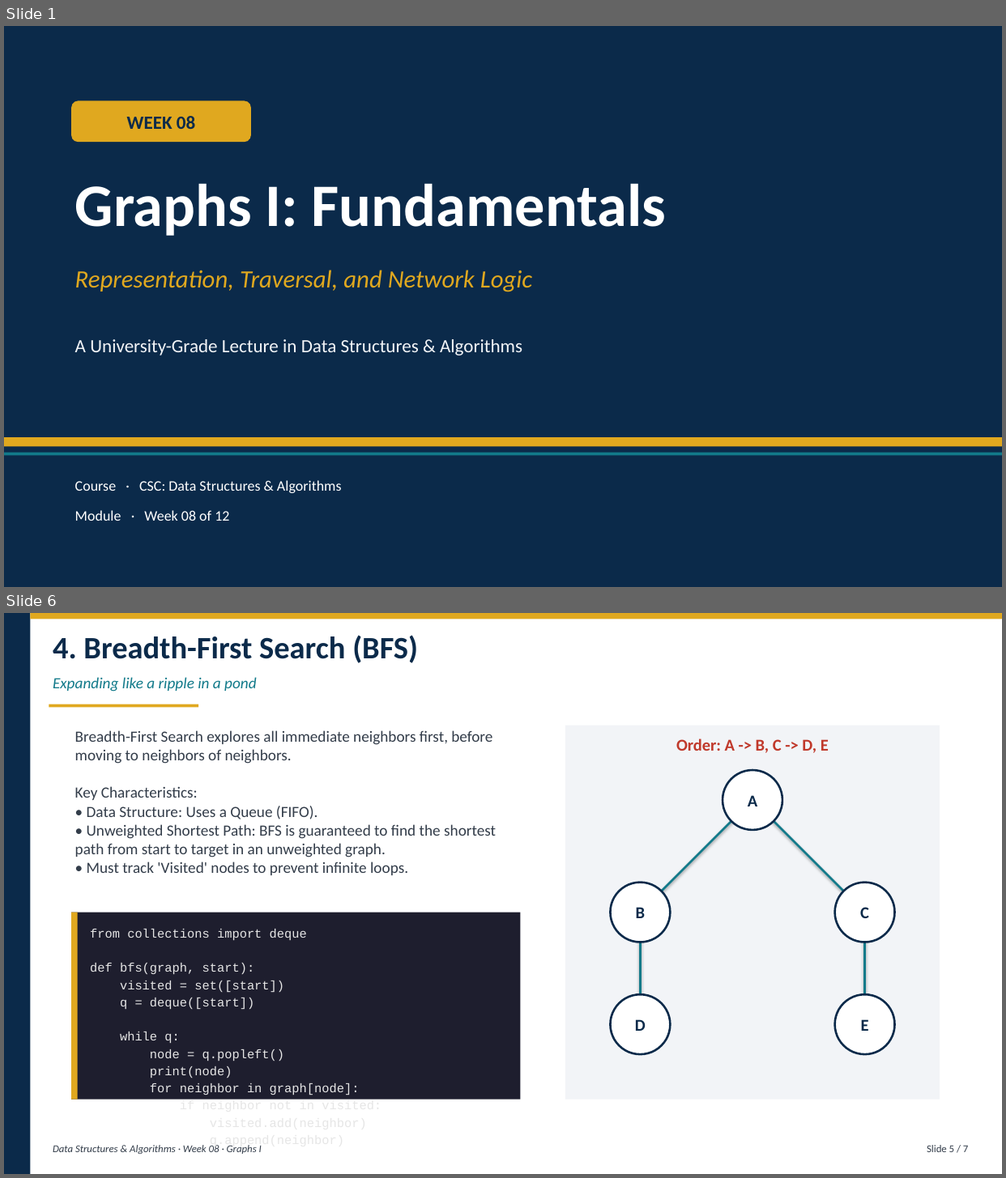
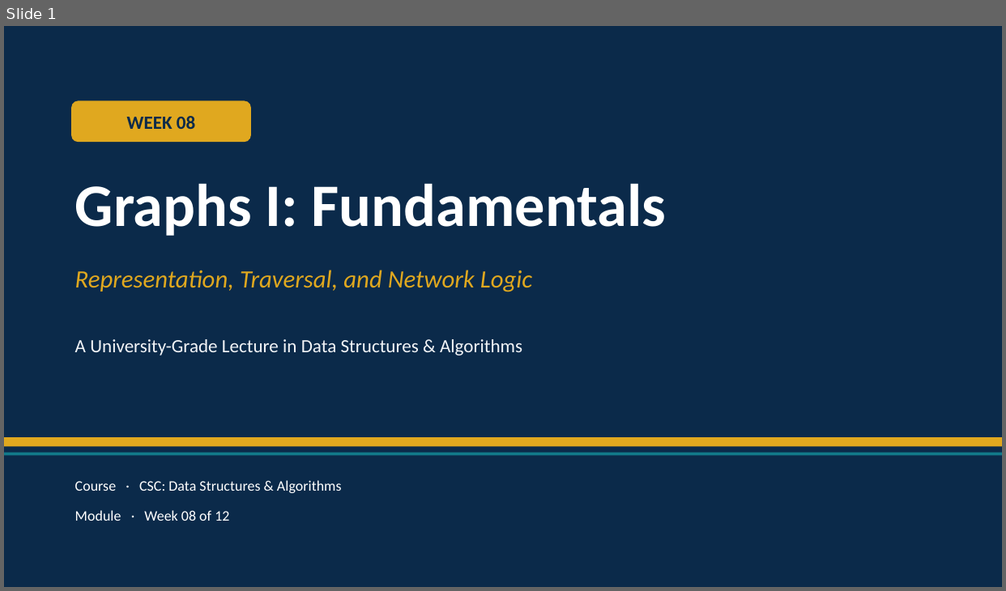
Before and after one commit to silsgah/ATU_DSA, a slide deck: week_08_graphs1/graphs1.pptx. Shown one above the other, each under a label of ours: slides 1 and 6 before the commit, slide 1 after it; the slides between them are not shown. The pictures are 1006x1178 and 1006x591 pixels, drawn with LibreOffice and Linux fonts; fonts in the diff are those of the drawing. Boxes give left, top, right and bottom in pixels: in the first picture for what was removed or moved away, otherwise in the second. Text is boxed around its words. In the diff, an @@ line names an element or a change of style, - is before the commit and + after.

```diff
--- a/week_08_graphs1/graphs1.pptx
+++ b/week_08_graphs1/graphs1.pptx
@@ slide 6 removed at (4, 613, 1002, 1174), background #FFFFFF @@
@@ rectangle removed at (4, 613, 30, 1174) @@
@@ rectangle removed at (30, 613, 1002, 619) @@
@@ text removed at (53, 635, 418, 663) @@
-4. Breadth-First Search (BFS)
@@ text removed at (53, 677, 257, 692) @@
-Expanding like a ripple in a pond
@@ rectangle removed at (49, 705, 198, 707) @@
@@ text removed at (75, 730, 496, 875) @@
-Breadth-First Search explores all immediate neighbors first, before moving to neighbors of neighbors.
-Key Characteristics:
-• Data Structure: Uses a Queue (FIFO).
-• Unweighted Shortest Path: BFS is guaranteed to find the shortest path from start to target in an unweighted graph.
-• Must track 'Visited' nodes to prevent infinite loops.
@@ rectangle removed at (565, 726, 940, 1100) @@
@@ text removed at (676, 739, 829, 753) @@
-Order: A -> B, C -> D, E
@@ ellipse removed at (722, 770, 782, 830) @@
@@ line removed from (752, 800) to (641, 913) @@
@@ text removed at (748, 795, 757, 807) @@
-A
@@ line removed from (752, 800) to (865, 913) @@
@@ ellipse removed at (611, 883, 671, 943) @@
@@ ellipse removed at (835, 883, 895, 943) @@
@@ rectangle removed at (71, 913, 521, 1100) @@
@@ rectangle removed at (71, 913, 78, 1100) @@
@@ text removed at (636, 907, 645, 918) @@
-B
@@ line removed from (641, 913) to (641, 1024) @@
@@ text removed at (860, 907, 869, 918) @@
-C
@@ line removed from (865, 913) to (865, 1024) @@
@@ text removed at (90, 929, 360, 1148) @@
-from collections import deque
-def bfs(graph, start):
-visited = set([start])
-q = deque([start])
-while q:
-node = q.popleft()
-print(node)
-for neighbor in graph[node]:
-if neighbor not in visited:
-visited.add(neighbor)
-q.append(neighbor)
@@ ellipse removed at (611, 995, 671, 1054) @@
@@ ellipse removed at (835, 995, 895, 1054) @@
@@ text removed at (635, 1020, 646, 1031) @@
-D
@@ text removed at (861, 1020, 869, 1031) @@
-E
@@ text removed at (53, 1145, 262, 1154) @@
-Data Structures & Algorithms · Week 08 · Graphs I
@@ text removed at (927, 1145, 968, 1152) @@
-Slide 5 / 7
```
Also in this commit, not shown: 5 slides changed, 4 slides added, 1 other slide removed, 32 other files.
